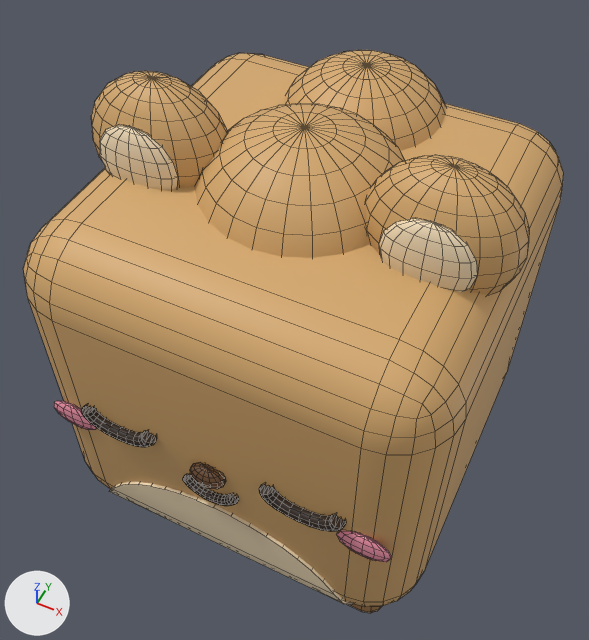
One commit to the FBX model art/models/Camel.fbx: the scene before it, then after it.
Before and after are seen from a camera (50 mm lens) standing at (1.22, -2.58, 4.38) and looking at (-0.05, -0.04, 1.2). The axes (+X, +Y, +Z) are drawn at lower left. The lights are the same throughout. The first picture is the older version. Mesh edges are drawn as thin lines. Vertices at exactly the same position are counted once.

Before the edit, the objects in view are built like this:
```python
me_cube = bpy.data.meshes.new('Cube')
me_cube.from_pydata(...)  # 2624 vertices, 2774 faces; spans x -1.0..1.0, y -1.07..1.2, z -1.19..1.33
me_cube.materials.append(mat_camelpalette)  # picture img_camel_palette_png
ob_camel = bpy.data.objects.new('Camel', me_cube)
ob_camel.location = (0.0, 0.0, 1.19)
```
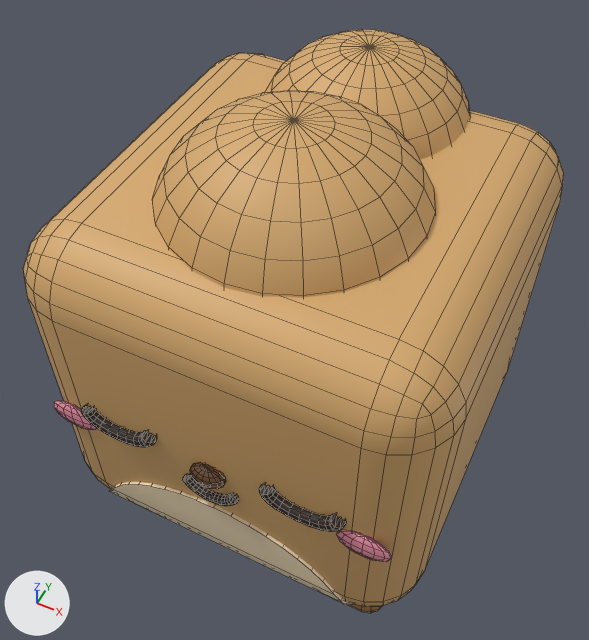
Location of each change, [x1, y1, x2, y2] in pixels of the pictures (589 x 640 px):
'Camel', reshaped
    before: [23, 50, 564, 613]
    after: [23, 29, 564, 613]
part 1 of me_cube, added (brown)
    after: [152, 90, 435, 298]
part 2 of me_cube, added (brown)
    after: [265, 29, 470, 159]
part 3 of me_cube, deleted (brown)
    before: [91, 50, 529, 295]

The change, as a diff of the scene's bpy script:
```diff
--- a/art/models/Camel.fbx.py
+++ b/art/models/Camel.fbx.py
@@ me_cube @@
 # used by ob_camel; location = (0.0, 0.0, 1.19)
-me_cube.from_pydata(...)  # 2624 vertices, 2774 faces; spans x -1.0..1.0, y -1.07..1.2, z -1.19..1.33
+me_cube.from_pydata(...)  # 1952 vertices, 2038 faces; spans x -1.0..1.0, y -1.07..1.2, z -1.19..1.33
+# me_cube part 1: a new loose piece, a UV sphere (24 segments, 12 rings, poles along z) spanning x -0.62..0.62, y -0.77..0.47, z 0.33..1.33, in mat_camelpalette (picture img_camel_palette_png)
+# me_cube part 2: a new loose piece, a UV sphere (24 segments, 12 rings, poles along z) spanning x -0.52..0.52, y 0.1..1.14, z 0.41..1.25, in mat_camelpalette (picture img_camel_palette_png)
+# me_cube part 3: 6 loose pieces with 1204 vertices, spanning x -1.0..1.0, y -0.55..1.02, z 0.43..1.33, are deleted
 me_cube.materials.append(mat_camelpalette)
```
